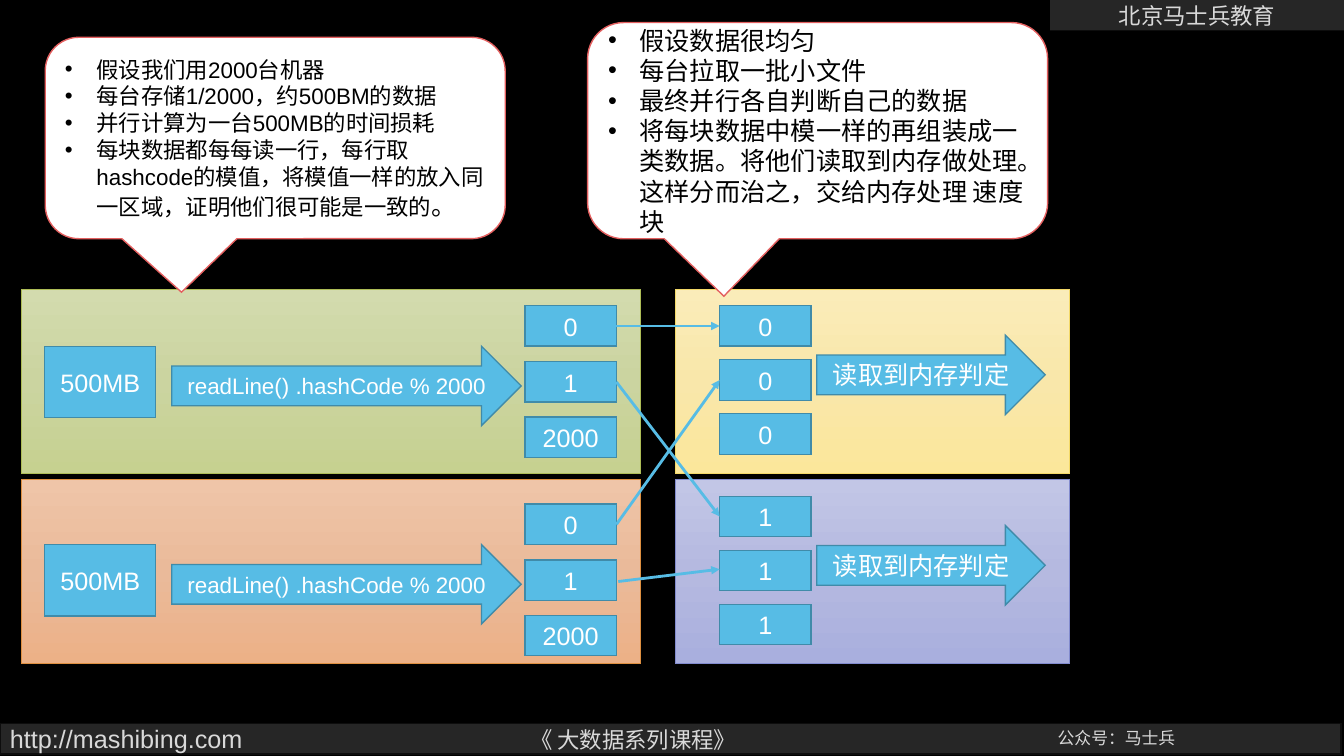
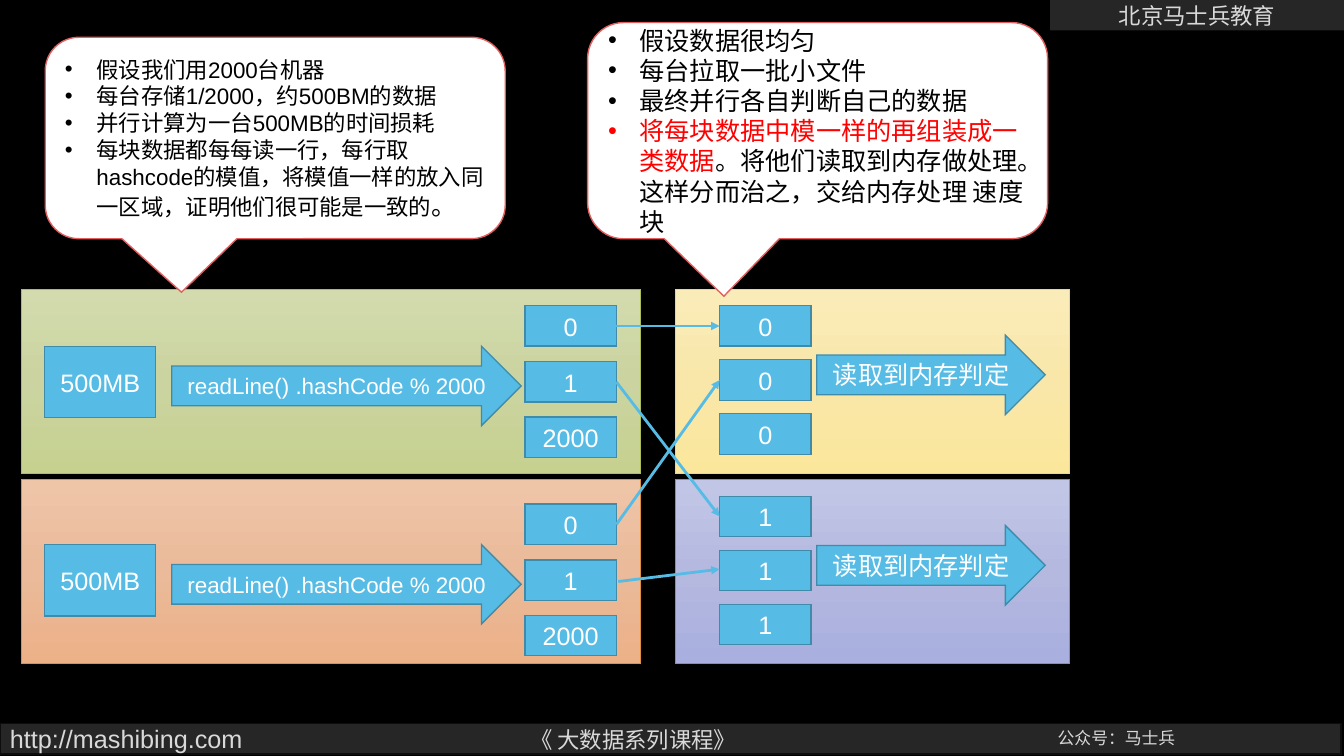
Before and after one commit to wangxin66666/BigDataArchitect-master, a slide deck: slide 10 of bigdata-hadoop/ppt/01大数据启蒙.pptx. Drawn at 1344x756 pixels with LibreOffice and Linux fonts; fonts in the diff are those of the drawing; background and template pictures are left out. Boxes give left, top, right and bottom in pixels: in the first picture for what was removed or moved away, otherwise in the second. Text is boxed around its words. In the diff, an @@ line names an element or a change of style, - is before the commit and + after.

```diff
--- a/bigdata-hadoop/ppt/01大数据启蒙.pptx
+++ b/bigdata-hadoop/ppt/01大数据启蒙.pptx
@@ text in rounded speech box at bbox=[640, 118, 1043, 233]: text colour #000000 to #FF0000 in "将每块数据中模一样的再组装成一类数据。将他们读取到内存做处理。这样分而治之，交给内存处理" @@
```
Also in this commit, not shown: 5 other slides changed, 3 other files.
